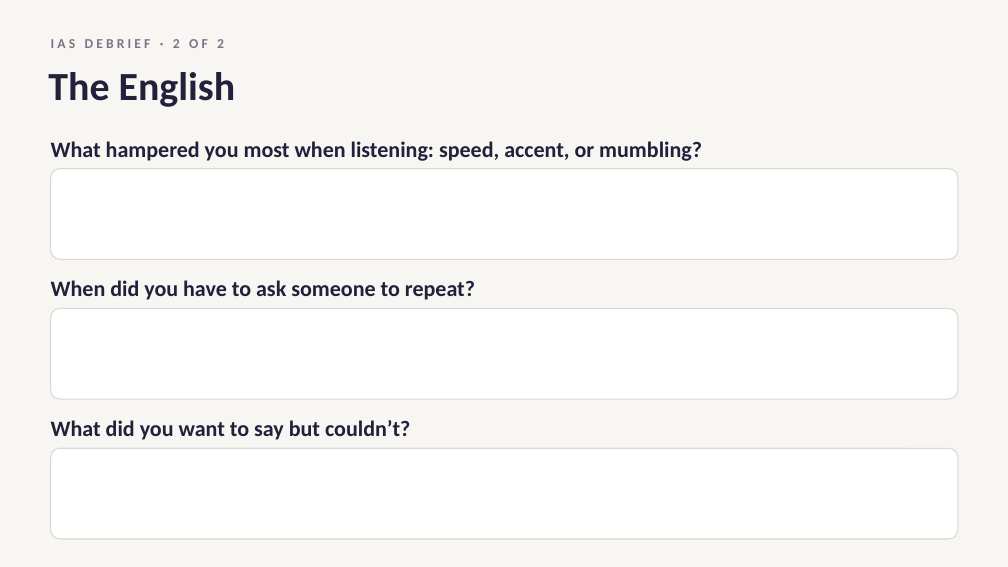
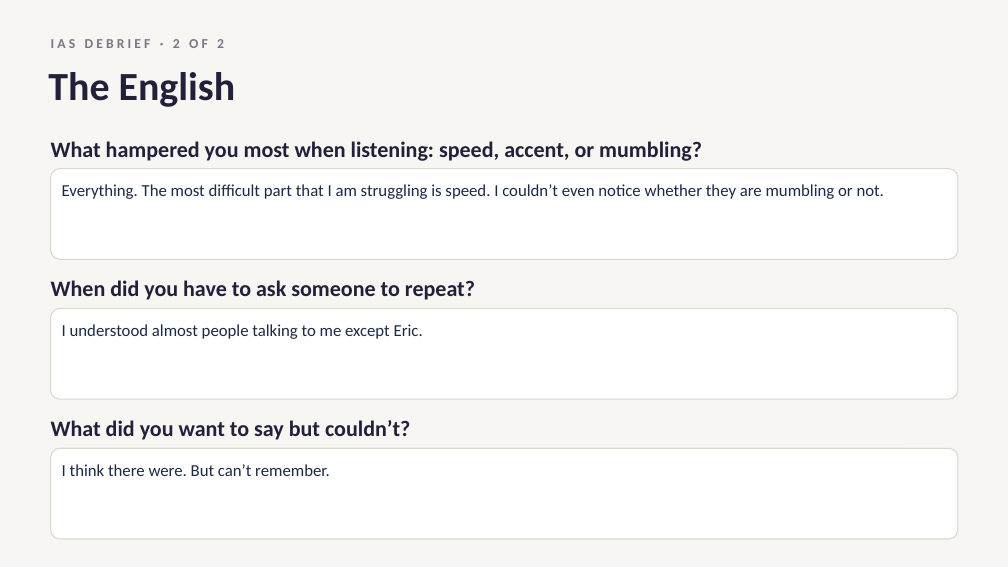
Before and after one commit to briankim-84/dea-m8q3, a slide deck: slide 3 of june-d4a9/June_Class17_Where_We_Go_From_Here.pptx. Drawn at 1008x567 pixels with LibreOffice and Linux fonts; fonts in the diff are those of the drawing. Boxes give left, top, right and bottom in pixels: in the first picture for what was removed or moved away, otherwise in the second. Text is boxed around its words. In the diff, an @@ line names an element or a change of style, - is before the commit and + after.

```diff
--- a/june-d4a9/June_Class17_Where_We_Go_From_Here.pptx
+++ b/june-d4a9/June_Class17_Where_We_Go_From_Here.pptx
@@ text in rounded rectangle at (x1=62, y1=184, x2=884, y2=199): text added @@
+Everything. The most difficult part that I am struggling is speed. I couldn’t even notice whether they are mumbling or not.
@@ text in rounded rectangle at (x1=62, y1=324, x2=423, y2=339): text added @@
+I understood almost people talking to me except Eric.
@@ text in rounded rectangle at (x1=62, y1=464, x2=330, y2=476): text added @@
+I think there were. But can’t remember.
```
Also in this commit, not shown: 2 other slides changed, 17 other files.
